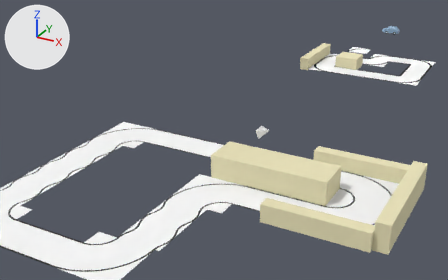
An edit to the Blender file blender/plugin.blend, drawn before and after from the same camera.
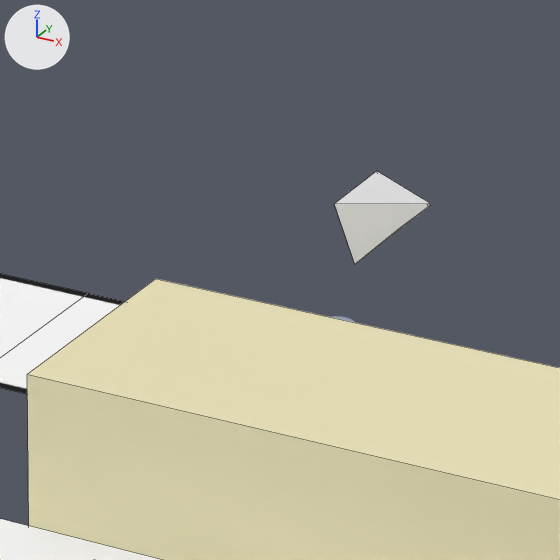
Each version appears first from a camera (50 mm lens) standing at (4.51, -6.92, 4.52) and looking at (-0.05, 1.37, 0.37), and next in a close-up on the part from 46% to 64% of the width and 36% to 65% of the height. Arrows for +X, +Y and +Z are at upper left; the lights stay in place. The close-ups show mesh edges as thin lines.

In view in the first close-up: 'Cube.007', 'NXP-Gerade.003', 'NXP-Kurve.003', 'NXP-Start-Stop.001', 'cam1'.
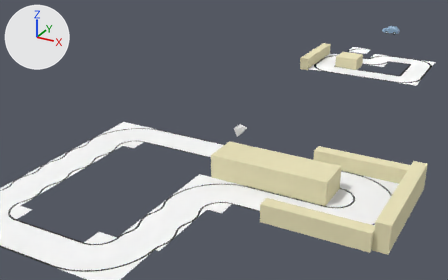
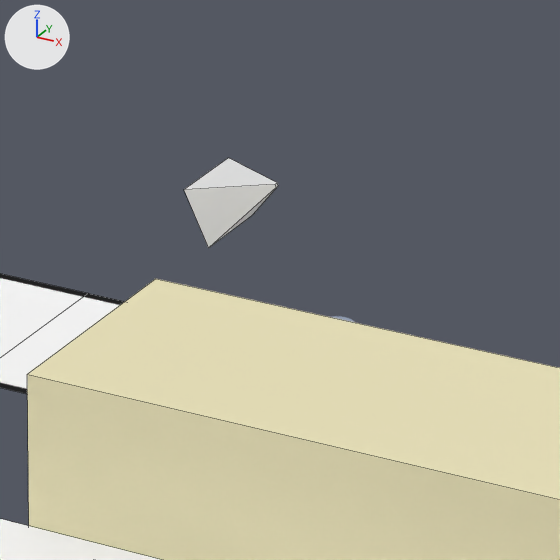
Changed parts and their boxes [x1, y1, x2, y2] in the close-ups (560 x 560 px):
'cam1', moved, turned: before [335, 171, 430, 264]; after [184, 158, 278, 248]

Diff of the bpy script that builds the scene:
```diff
--- a/blender/plugin.blend.py
+++ b/blender/plugin.blend.py
@@ ob_cam1 @@
 ob_cam1.parent = ob_car
-ob_cam1.location = (0.0, -0.252, 0.53)
-ob_cam1.rotation_euler = (-0.413, 0.0, 0.0)  # degrees (-24, 0, 0)
+ob_cam1.location = (0.0, 0.15, 0.5)
+ob_cam1.rotation_euler = (-0.49, 0.0, 0.0)  # degrees (-28, 0, 0)
```
